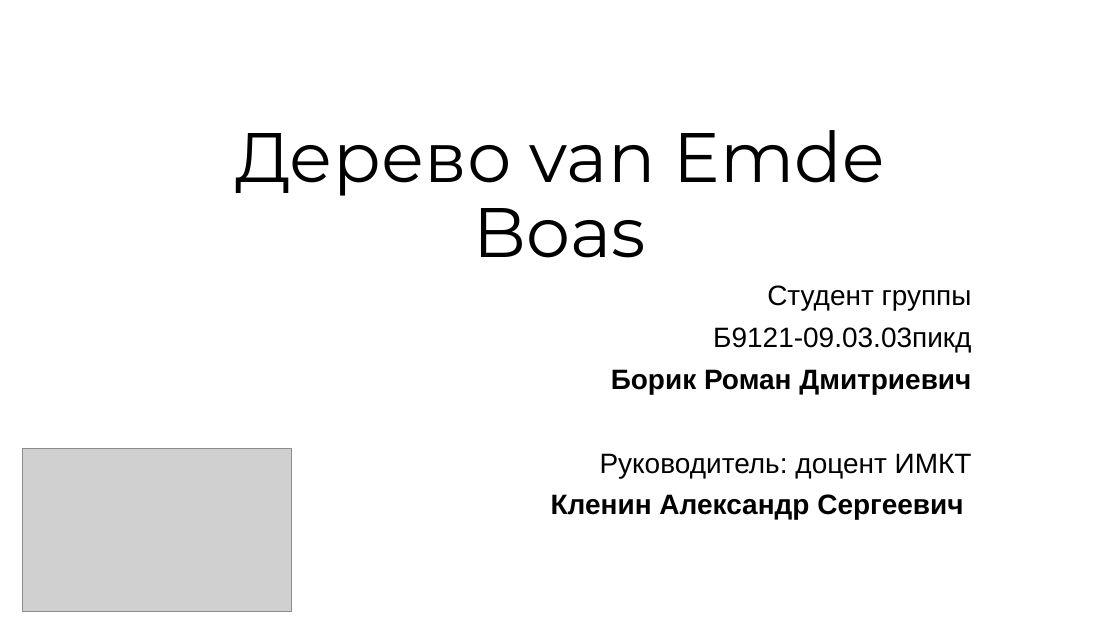
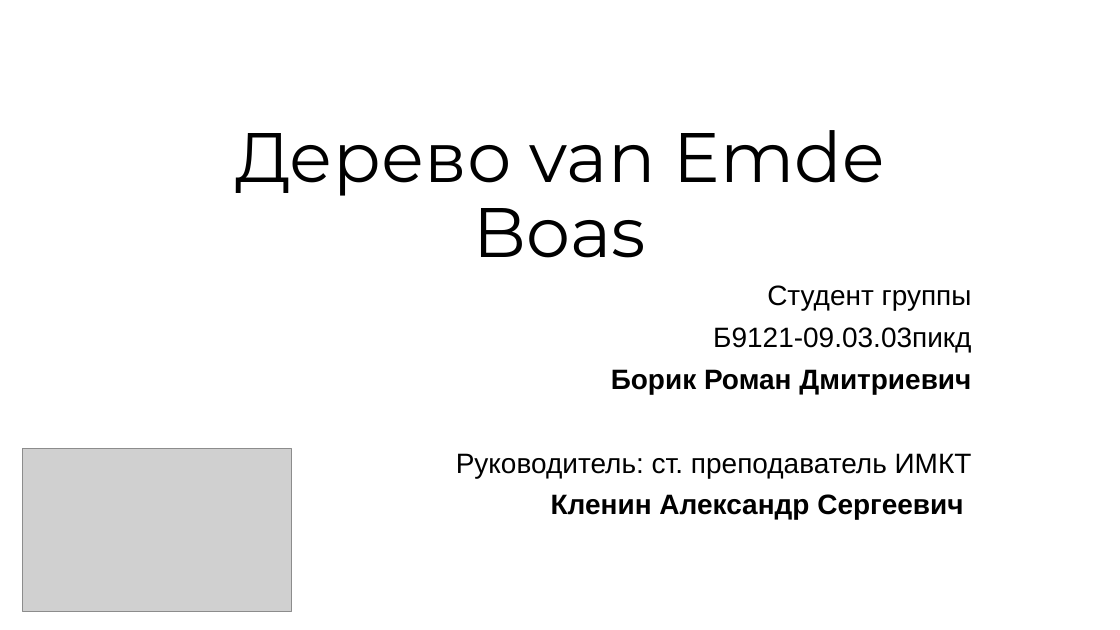
Before and after one commit to RandomServant/Van-Emde-Boas-tree, a slide deck: slide 1 of Presentation van Emde Boas tree.pptx. Drawn at 1120x630 pixels with LibreOffice and Linux fonts; fonts in the diff are those of the drawing; grey boxes stand for pictures. Boxes give left, top, right and bottom in pixels: in the first picture for what was removed or moved away, otherwise in the second. Text is boxed around its words. In the diff, an @@ line names an element or a change of style, - is before the commit and + after.

Commit message:
Update Presentation van Emde Boas tree

```diff
--- a/Presentation van Emde Boas tree.pptx
+++ b/Presentation van Emde Boas tree.pptx
@@ subtitle at (456,453,972,478): text changed @@
-Руководитель: доцент ИМКТ
+Руководитель: ст. преподаватель ИМКТ
```
Also in this commit, not shown: 1 slide added, 1 other file.
